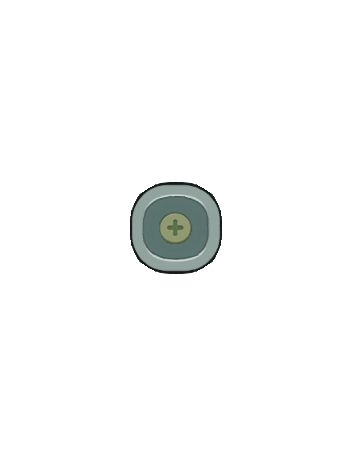
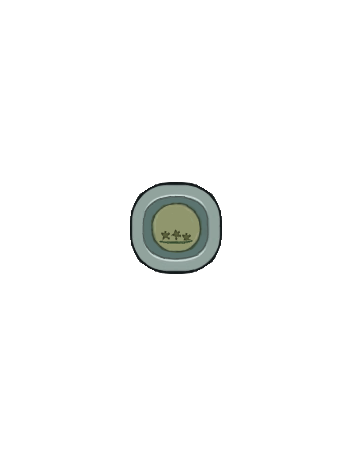
Layer changes from the first 352 × 456 image to the second:
hid "Button3" over (x1=150, y1=202, x2=203, y2=253)
added layer "ButtonShop_SpikeBalls" above "Button2" over (x1=150, y1=202, x2=203, y2=253)
